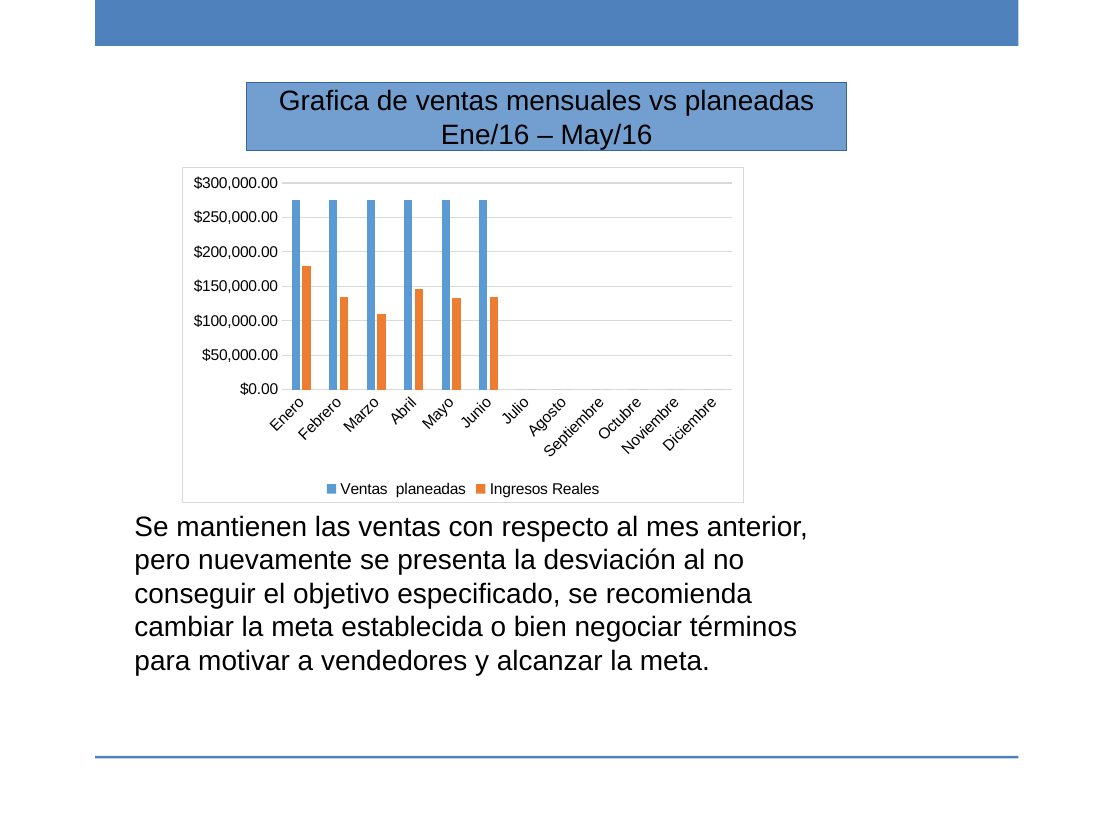
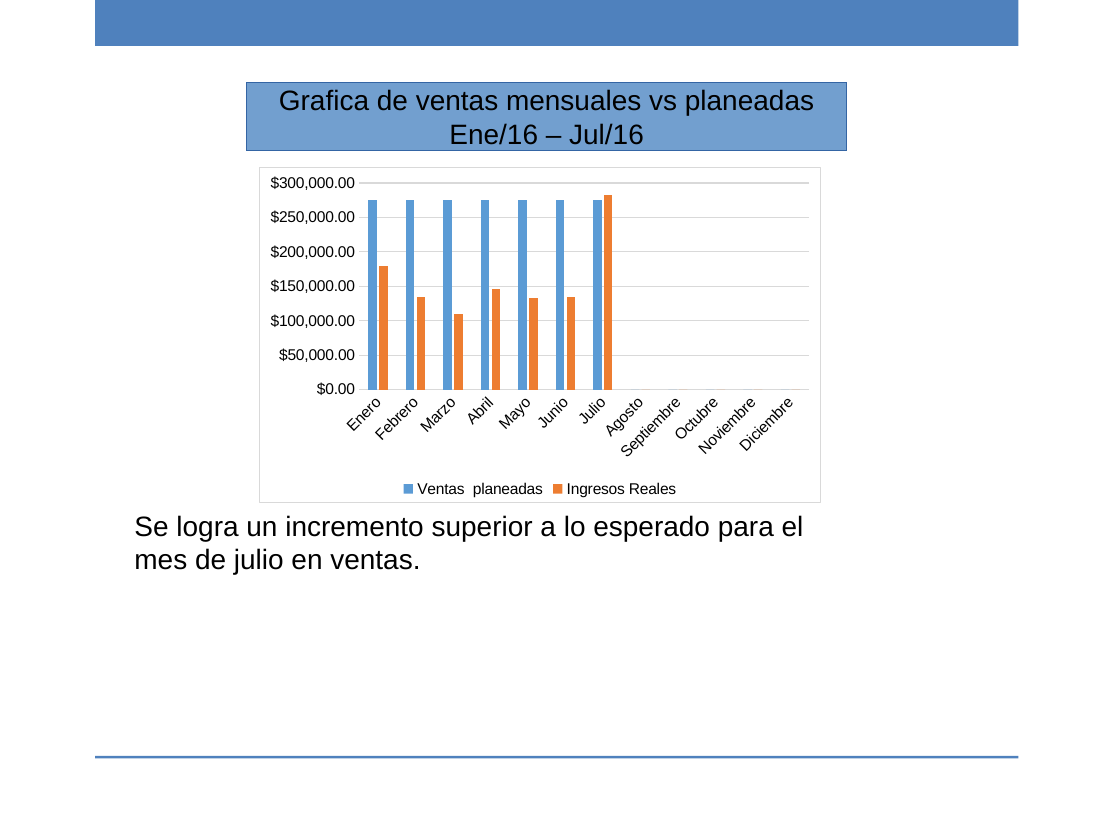
Before and after one commit to ricardo-novelasos/SOSQTP, a slide deck: slide 17 of Proyectos/2016/Métricas y monitoreo/Reporte_monitoreo_2016.pptx. Drawn at 1120x840 pixels with LibreOffice and Linux fonts; fonts in the diff are those of the drawing; background and template pictures are left out. Boxes give left, top, right and bottom in pixels: in the first picture for what was removed or moved away, otherwise in the second. Text is boxed around its words. In the diff, an @@ line names an element or a change of style, - is before the commit and + after.

Commit message:
Revision del mes de julio

```diff
--- a/Proyectos/2016/Métricas y monitoreo/Reporte_monitoreo_2016.pptx
+++ b/Proyectos/2016/Métricas y monitoreo/Reporte_monitoreo_2016.pptx
@@ text in rectangle at <box>449,123,644,145</box>: text changed @@
-Ene/16 – May/16
+Ene/16 – Jul/16
@@ column chart at <box>259,167,821,503</box> @@
@@ Ventas  planeadas, Julio: 0 to 275000 @@
@@ Ingresos Reales, Julio: - to 283000 @@
@@ column chart: place and size @@
-column chart at <box>181,167,744,503</box>
+column chart at <box>259,167,821,503</box>
@@ text at <box>134,515,804,574</box>: text changed @@
-Se mantienen las ventas con respecto al mes anterior, pero nuevamente se presenta la desviación al no conseguir el objetivo especificado, se recomienda cambiar la meta establecida o bien negociar términos para motivar a vendedores y alcanzar la meta.
+Se logra un incremento superior a lo esperado para el mes de julio en ventas.
```
Also in this commit, not shown: 19 other slides changed, 3 other files.
